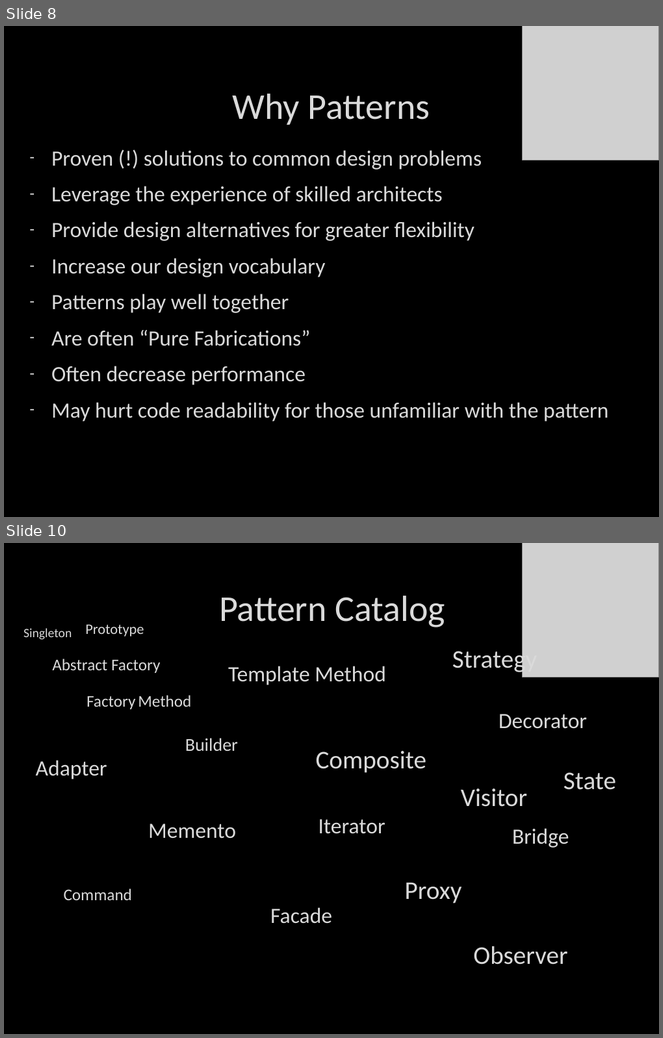
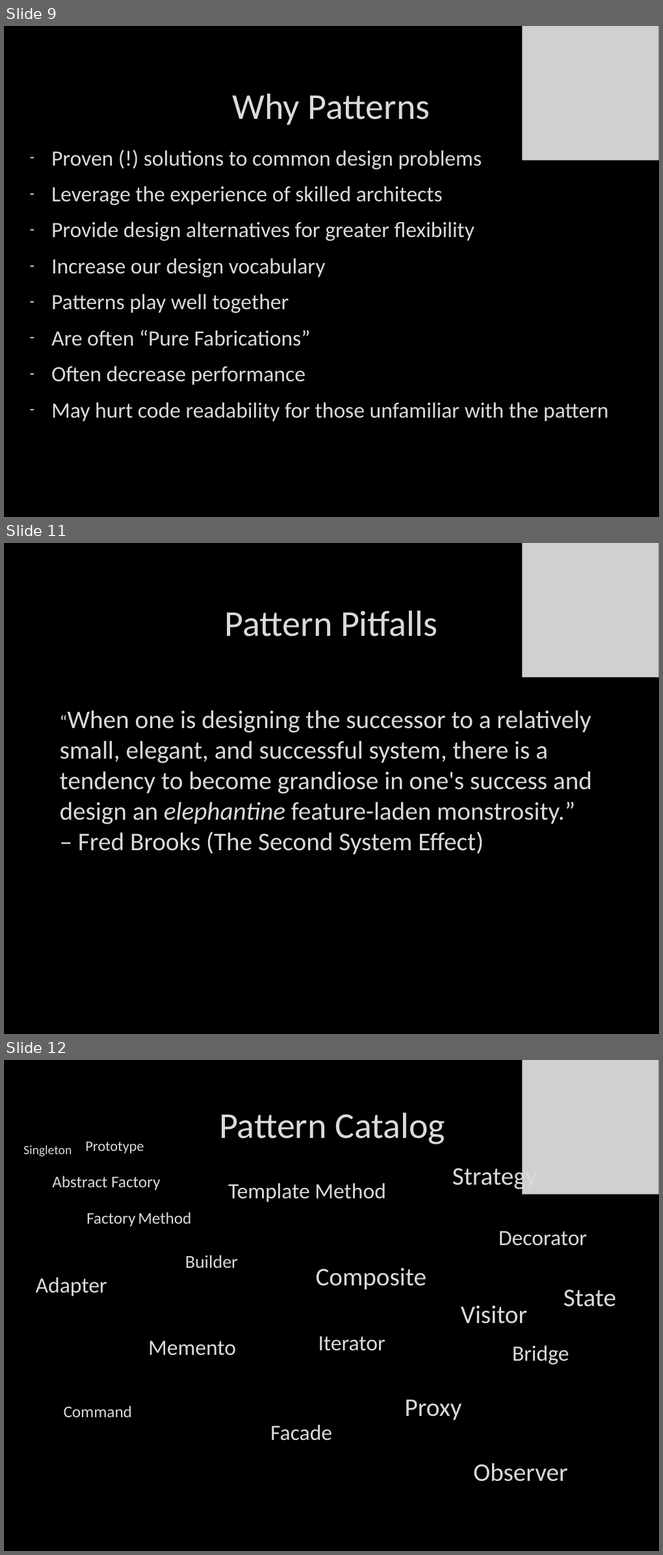
Before and after one commit to itenium-be/Talk-DesignPatterns, a slide deck: patterns.pptx. Shown one above the other, each under a label of ours: slides 8 and 10 before the commit, slides 9, 11 and 12 after it; the slides between them are not shown. The pictures are 663x1038 and 663x1555 pixels, drawn with LibreOffice and Linux fonts; fonts in the diff are those of the drawing; grey boxes stand for pictures; background and template pictures are left out. Boxes give left, top, right and bottom in pixels: in the first picture for what was removed or moved away, otherwise in the second. Text is boxed around its words. In the diff, an @@ line names an element or a change of style, - is before the commit and + after.

```diff
--- a/patterns.pptx
+++ b/patterns.pptx
@@ slide 11 added at box(4, 543, 659, 1034), background picture (left out) @@
@@ picture added at box(523, 543, 659, 677) @@
@@ title added at box(225, 611, 438, 637), 40 pt, text #DADADA @@
+Pattern Pitfalls
@@ text added at box(60, 710, 592, 855), 28 pt, text #DADADA @@
+“When one is designing the successor to a relatively small, elegant, and successful system, there is a tendency to become grandiose in one's success and design an elephantine feature-laden monstrosity.”
+– Fred Brooks (The Second System Effect)
@@ what was slide 8 is now slide 9 @@
@@ what was slide 10 is now slide 12 @@
```
Also in this commit, not shown: 8 slides changed, 5 other slides added, 1 other file.
